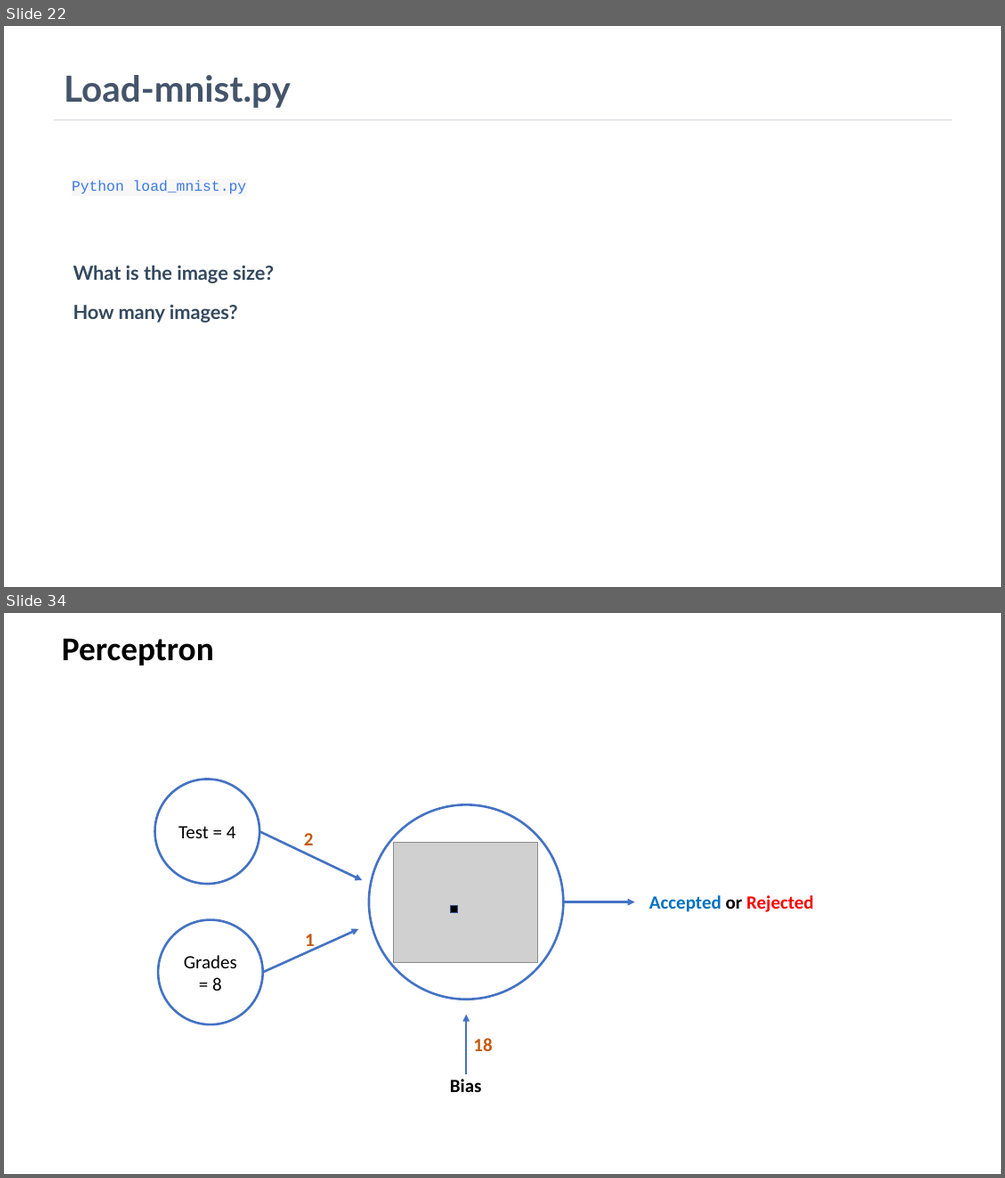
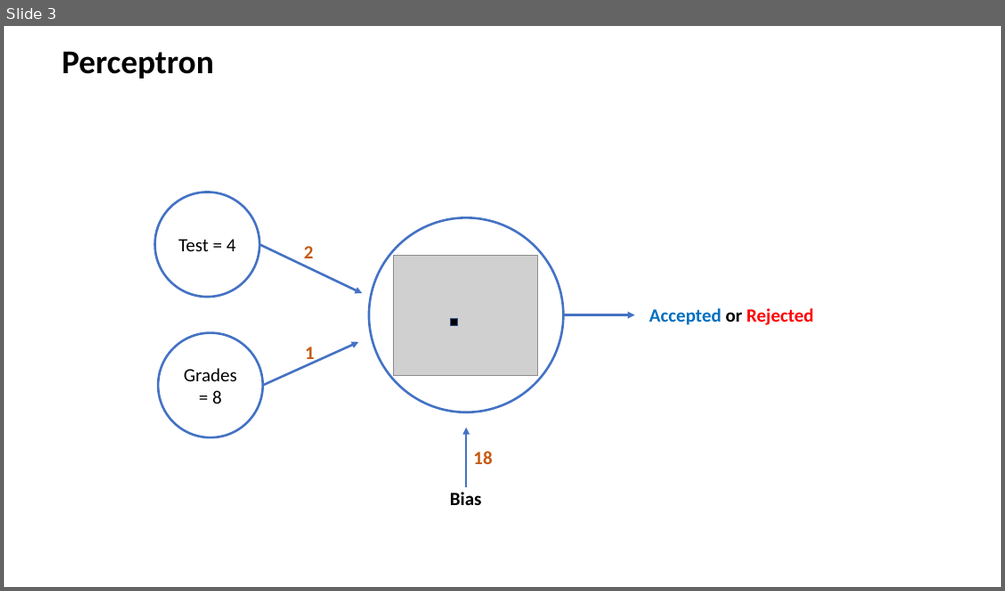
Before and after one commit to humayun/dl-dataday-workshop, a slide deck: DataDay_Workshop.pptx. Shown one above the other, each under a label of ours: slides 22 and 34 before the commit, slide 3 after it; the slides between them are not shown. The pictures are 1005x1178 and 1005x591 pixels, drawn with LibreOffice and Linux fonts; fonts in the diff are those of the drawing; grey boxes stand for pictures. Boxes give left, top, right and bottom in pixels: in the first picture for what was removed or moved away, otherwise in the second. Text is boxed around its words. In the diff, an @@ line names an element or a change of style, - is before the commit and + after.

```diff
--- a/DataDay_Workshop.pptx
+++ b/DataDay_Workshop.pptx
@@ slide 22 removed at bbox=[4, 26, 1001, 587], background #FFFFFF @@
@@ title removed at bbox=[64, 75, 291, 108] @@
-Load-mnist.py
@@ line removed from (54, 120) to (952, 120) @@
@@ text removed at bbox=[72, 180, 274, 322] @@
-Python load_mnist.py
-What is the image size?
-How many images?
@@ what was slide 34 is now slide 3 @@
```
Also in this commit, not shown: 1 slide added, 31 other slides removed, 12 other files.
